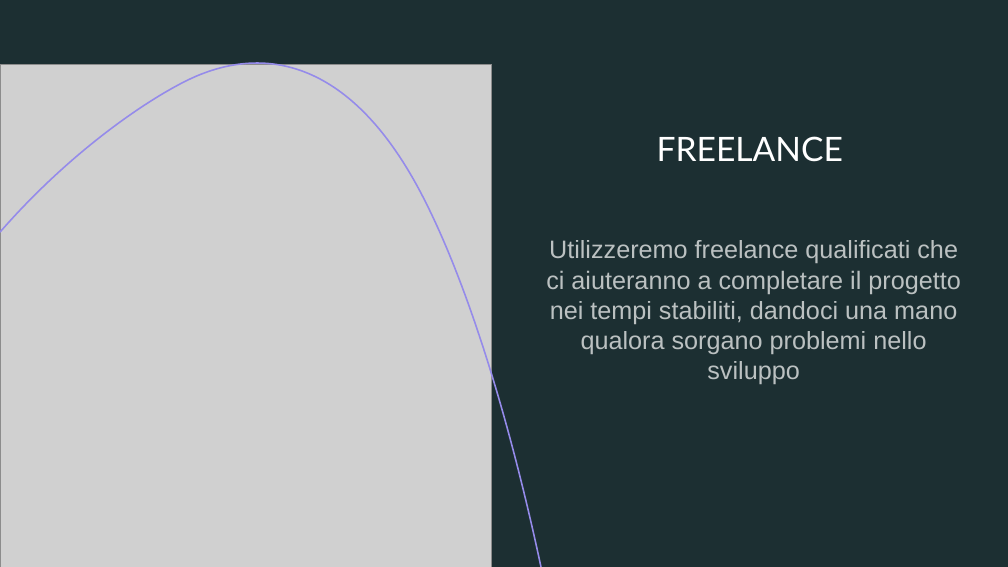
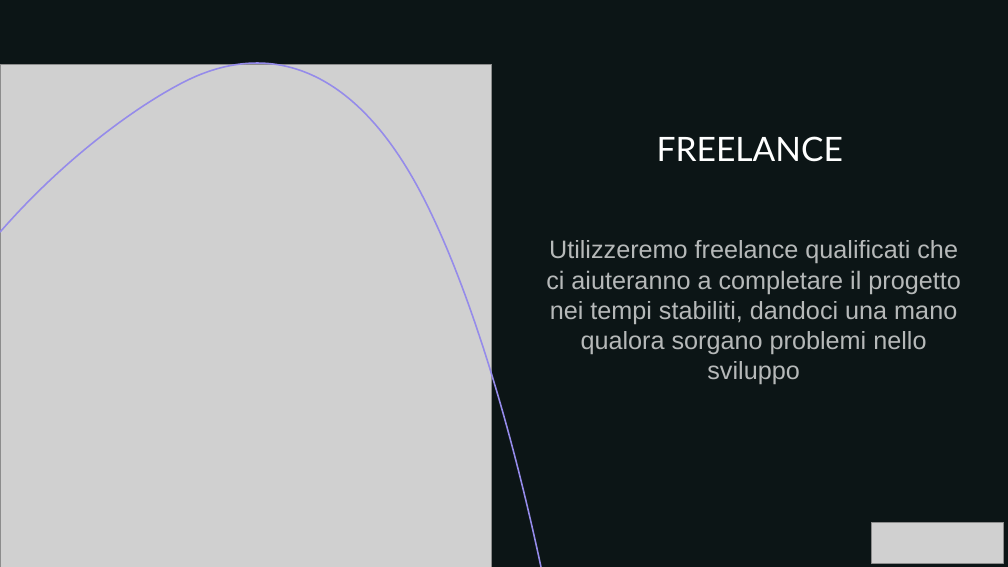
Before and after one commit to LuDaFiggi/Gestione_Magazzino, a slide deck: slide 7 of Gestione di un magazzino.pptx. Drawn at 1008x567 pixels with LibreOffice and Linux fonts; fonts in the diff are those of the drawing; grey boxes stand for pictures. Boxes give left, top, right and bottom in pixels: in the first picture for what was removed or moved away, otherwise in the second. Text is boxed around its words. In the diff, an @@ line names an element or a change of style, - is before the commit and + after.

```diff
--- a/Gestione di un magazzino.pptx
+++ b/Gestione di un magazzino.pptx
@@ background #1C2F32 to #0C1516 @@
@@ rectangle at box(0, 0, 1008, 567): fill #1C2F32 to #0C1516 @@
@@ picture added at box(871, 523, 1003, 564) @@
```
Also in this commit, not shown: 7 other slides changed, 1 other file.
